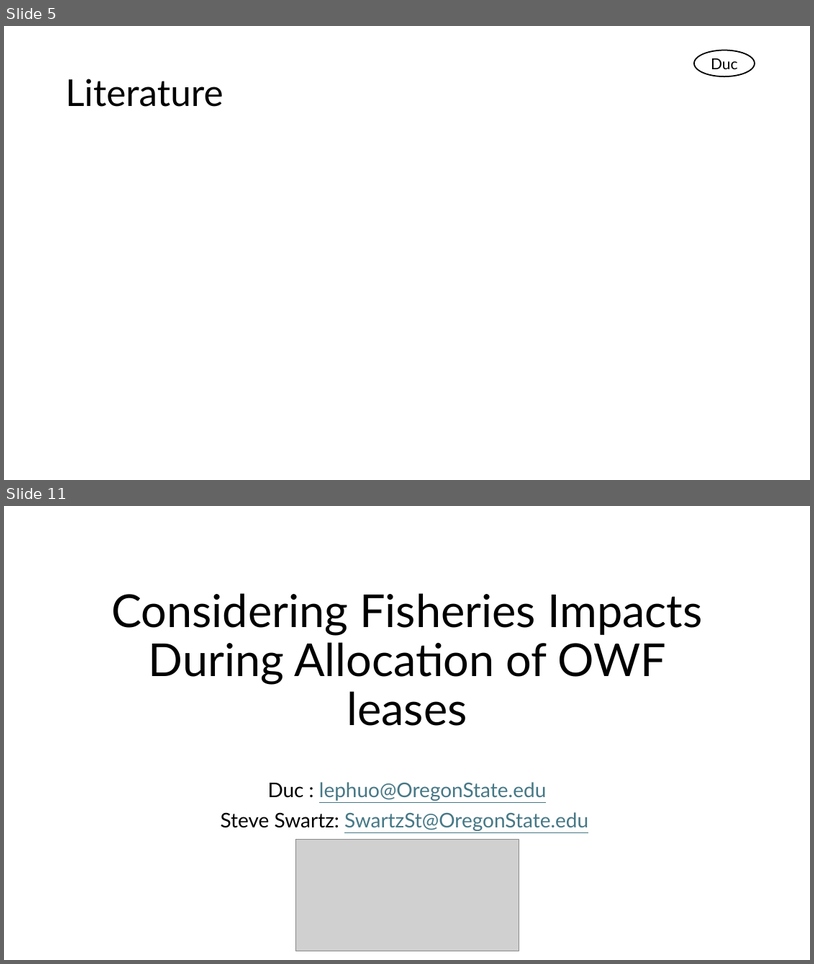
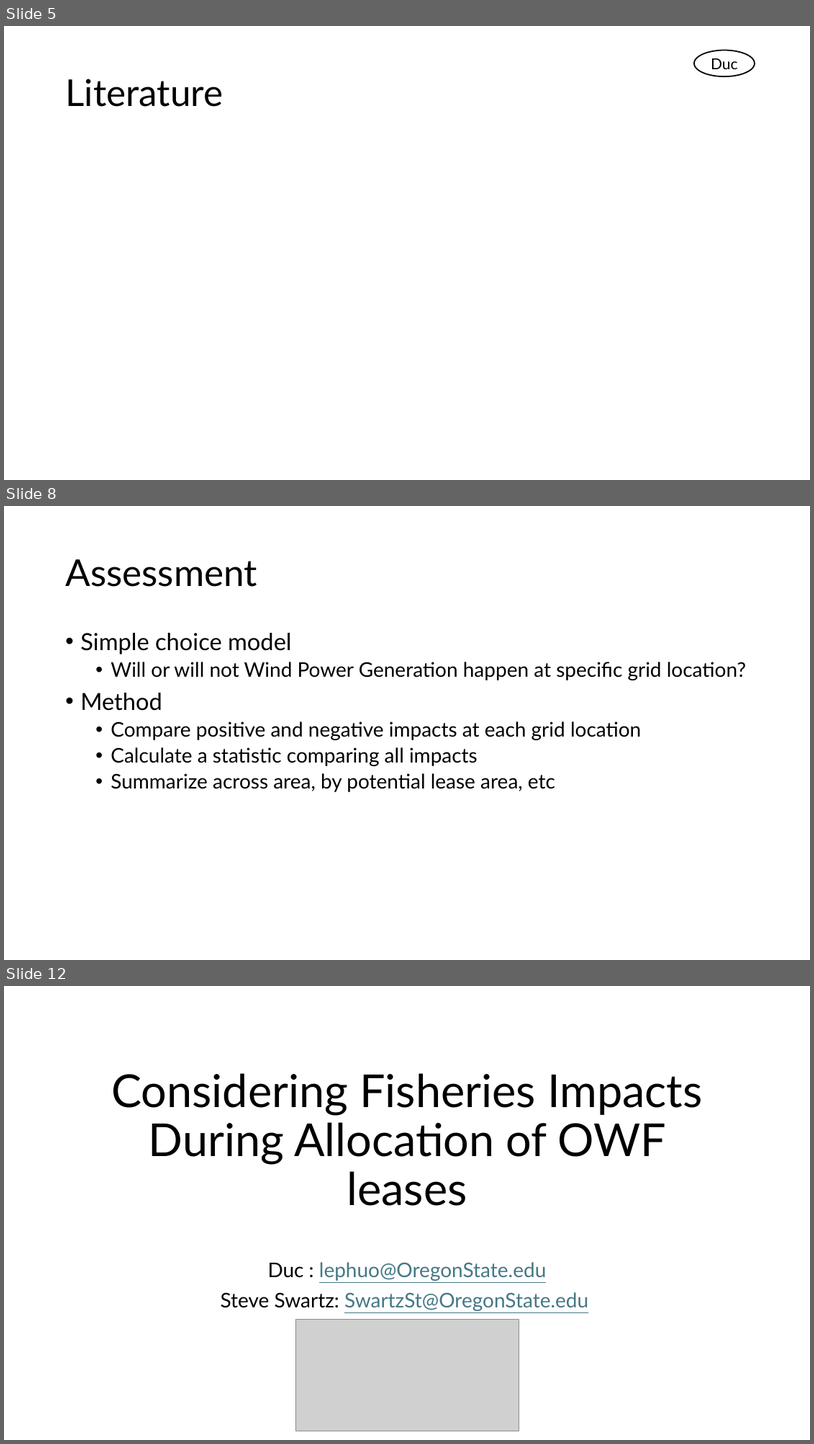
Before and after one commit to Duc1e/Wind-Turbine-Project-GEOG563, a slide deck: Documents/May Presentation.pptx. Shown one above the other, each under a label of ours: slides 5 and 11 before the commit, slides 5, 8 and 12 after it; the slides between them are not shown. The pictures are 814x964 and 814x1444 pixels, drawn with LibreOffice and Linux fonts; fonts in the diff are those of the drawing; grey boxes stand for pictures. Boxes give left, top, right and bottom in pixels: in the first picture for what was removed or moved away, otherwise in the second. Text is boxed around its words. In the diff, an @@ line names an element or a change of style, - is before the commit and + after.

```diff
--- a/Documents/May Presentation.pptx
+++ b/Documents/May Presentation.pptx
@@ slide 8 added at (4,506,810,960), background #FFFFFF @@
@@ title added at (65,559,257,587), 44 pt, text #000000 @@
+Assessment
@@ text added at (80,633,746,792), 24 pt, text #000000 @@
+• Simple choice model
+  • Will or will not Wind Power Generation happen at specific grid location?
+• Method
+  • Compare positive and negative impacts at each grid location
+  • Calculate a statistic comparing all impacts
+  • Summarize across area, by potential lease area, etc
@@ what was slide 11 is now slide 12 @@
```
Also in this commit, not shown: 5 other slides added, 5 slides removed.
